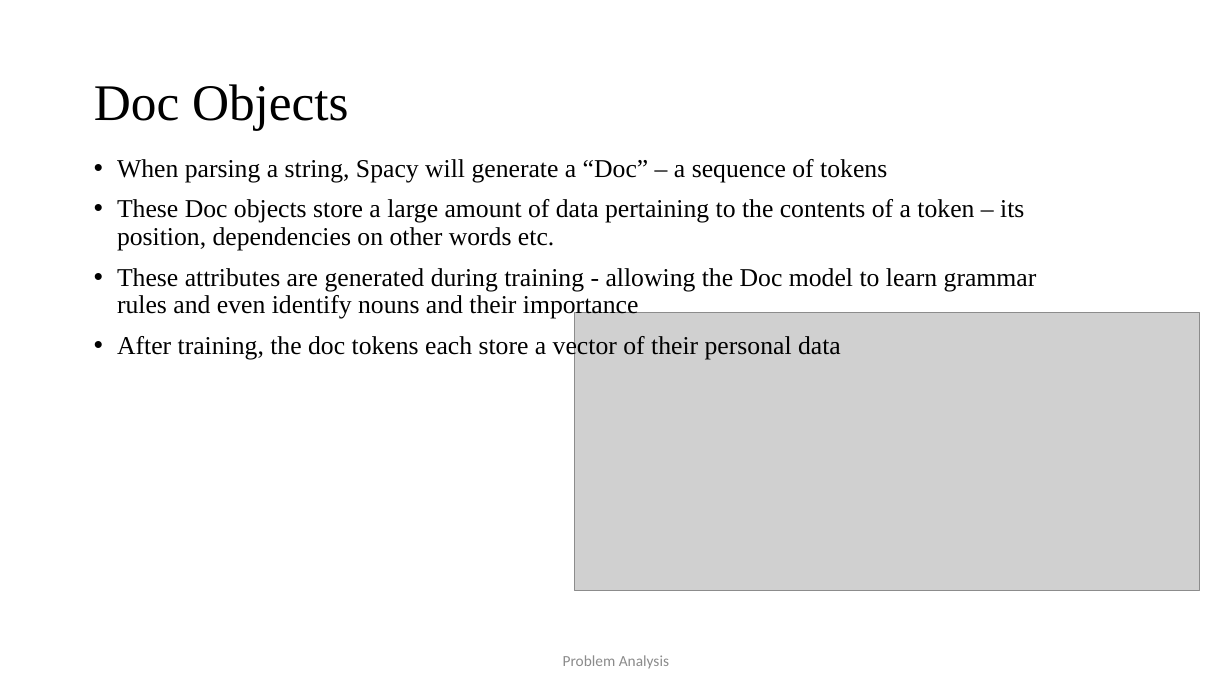
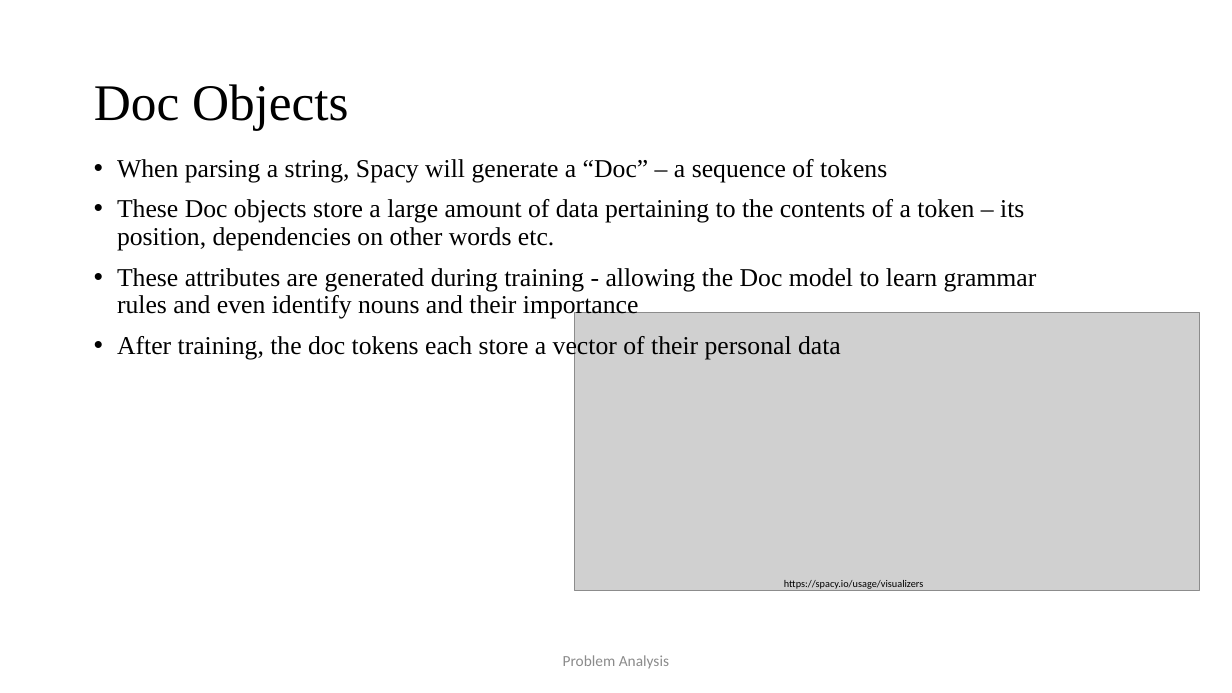
Before and after one commit to JaVonox/AIChatbot, a slide deck: slide 5 of Documentation/100505349.pptx. Drawn at 1232x693 pixels with LibreOffice and Linux fonts; fonts in the diff are those of the drawing; grey boxes stand for pictures. Boxes give left, top, right and bottom in pixels: in the first picture for what was removed or moved away, otherwise in the second. Text is boxed around its words. In the diff, an @@ line names an element or a change of style, - is before the commit and + after.

```diff
--- a/Documentation/100505349.pptx
+++ b/Documentation/100505349.pptx
@@ text added at [784, 580, 923, 591], 8 pt, text #000000 @@
+https://spacy.io/usage/visualizers
```
Also in this commit, not shown: 1 other slide changed, 2 slides added, 2 other files.
